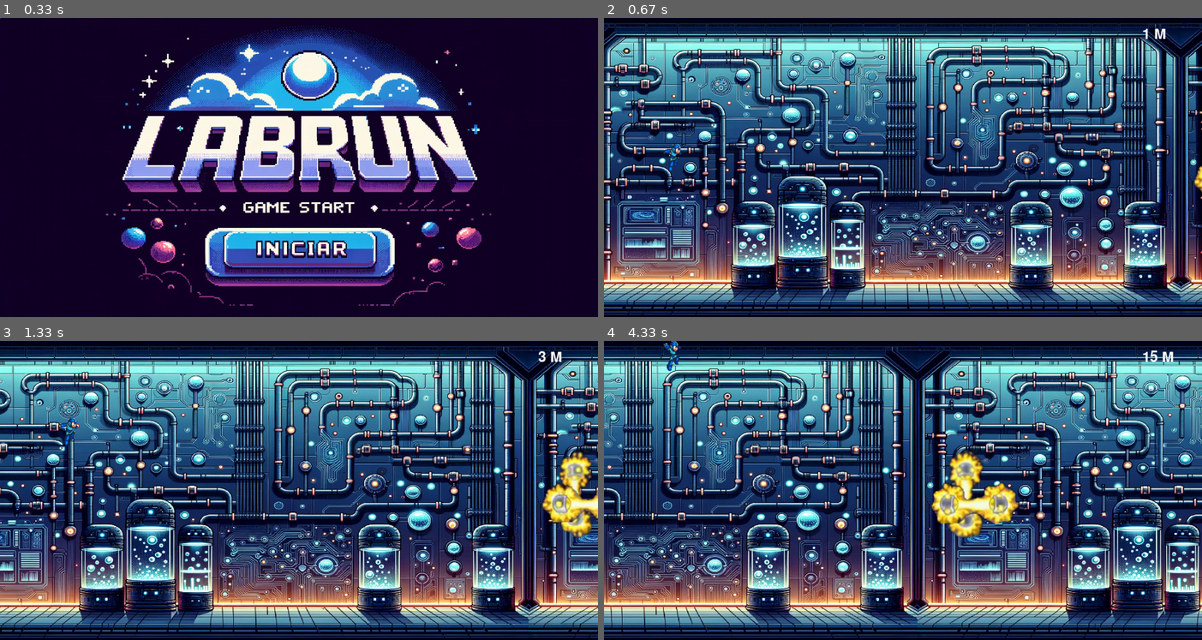
Above: before the commit, frames 1-4 (two rows, left to right).
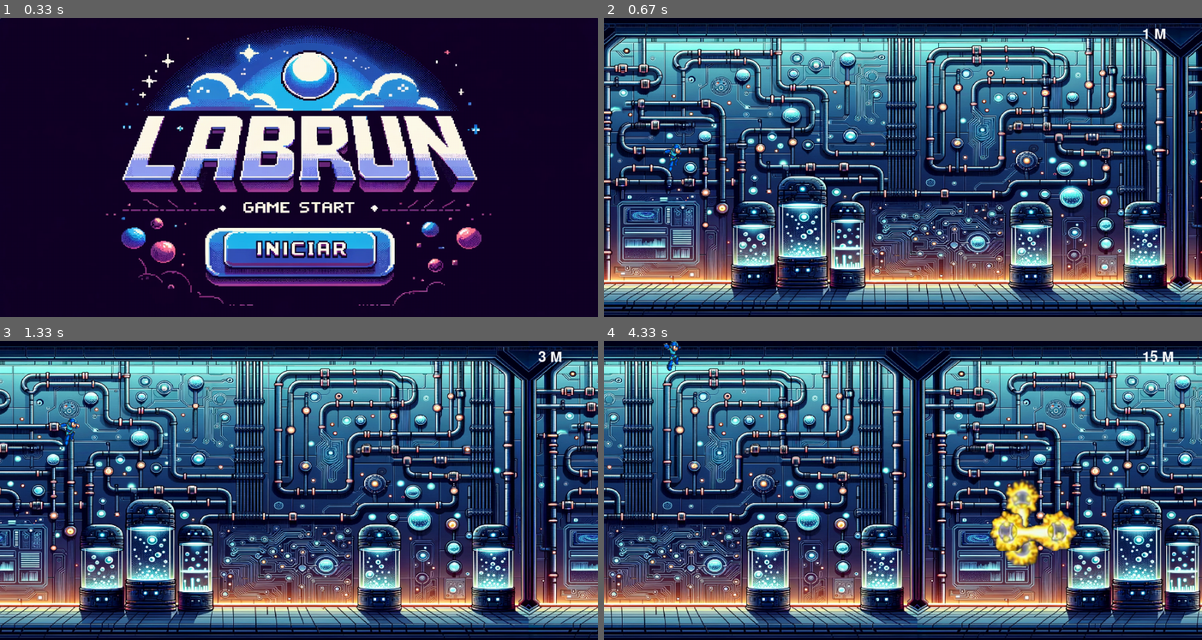
Above: after the commit, the same moments.

Repository: insper-classroom/projeto-pygame-prata
Game: pygame game, started from jogo.py
Two runs of this game, one before a commit and one after it. Both use one fixed random seed, a clock stepped at 60 frames per second and the inputs below.
Inputs:
- Up to frame 1 (0.33 s): no input
- Up to frame 2 (0.67 s): tap Space at 0.33 s
- Up to frame 3 (1.33 s): tap Space at 0.67, 1.07 s
- Up to frame 4 (4.33 s): tap Space at 1.37, 1.57, 1.9, 2.2, 2.4, 2.7, 2.97, 3.3, 3.6, 3.73, 4.13 s

Frame 1 is identical in both runs. In frame 2, less than 0.1% of the frame differs, in the area x 98-100%, y 49-59%; in frame 3, 1.6%; in frame 4, 4.5%, in the area x 54-80%, y 36-76%.

Commit message:
Ajuste nos obstaculos

Diff:
--- a/classe_obstacles.py
+++ b/classe_obstacles.py
@@ -43,7 +43,7 @@
 
         pygame.sprite.Sprite.__init__(self)
 
-        self.rect = self.obstacle_type[self.current_frame].get_rect(x=largura_tela + random.randint (0,900), y=random.randint(0, altura_tela - self.obstacle_type[self.current_frame].get_height()))
+        self.rect = self.obstacle_type[self.current_frame].get_rect(x=largura_tela + random.randint (100,900), y=random.randint(100, altura_tela - self.obstacle_type[self.current_frame].get_height()))
 
 
     """
@@ -65,7 +65,7 @@
     Função que reseta a posição do obstáculo, caso ele surja na mesma posição que outro
     """
     def reset_posicao(self):
-        self.rect.x = largura_tela + random.randint (0, 600)
+        self.rect.x = largura_tela + random.randint (100, 600)
         max_y = altura_tela - self.rect.height
         self.rect.y = random.randint(300, max_y)
 
